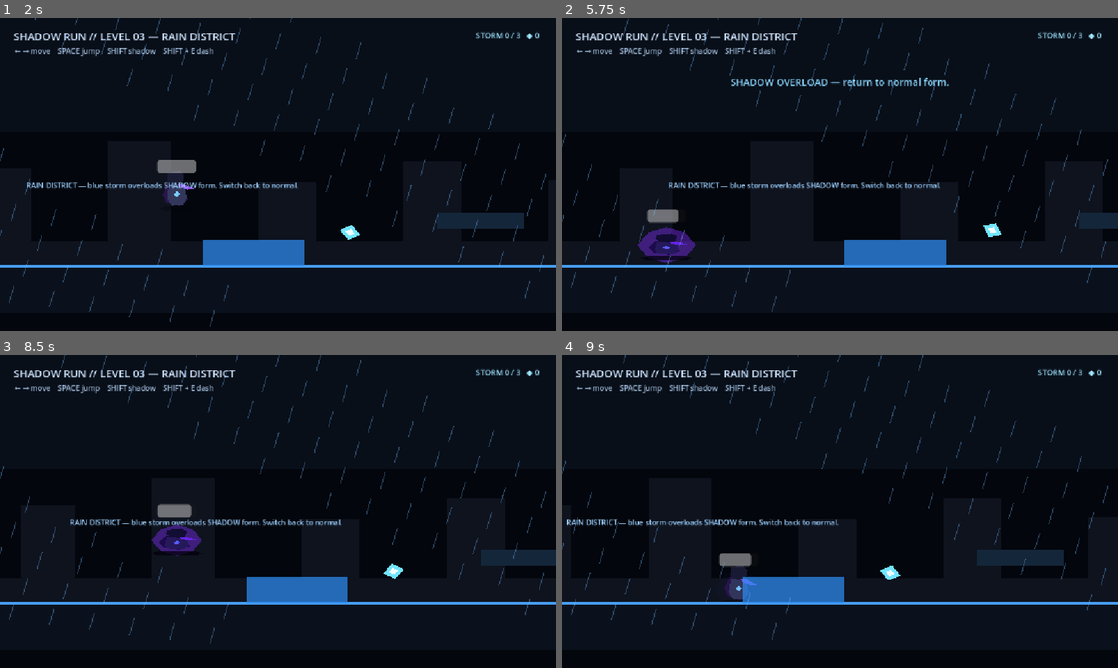
Above: before the commit, frames 1-4 (two rows, left to right).
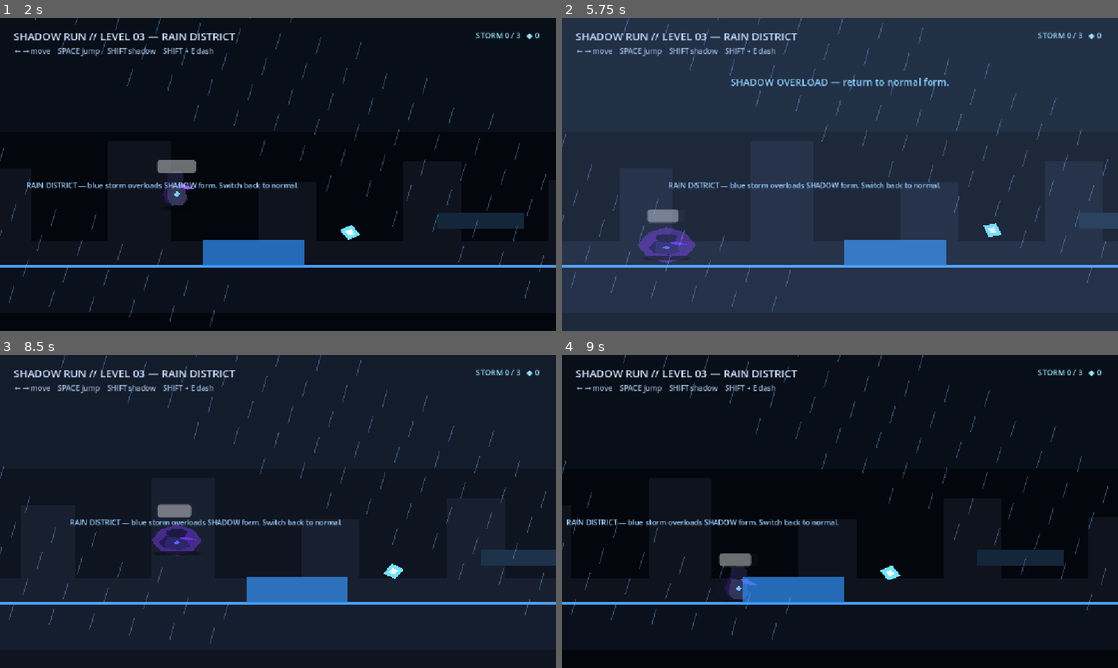
Above: after the commit, the same moments.

Repository: Yass29/shadow-run
Game: Godot game, scene res://level3.tscn
Two runs of this game, one before a commit and one after it. Both use one fixed random seed, a clock stepped at 60 frames per second and the inputs below. This scene is started directly instead of the project's main scene.
Inputs:
- Up to frame 1 (2 s): tap Enter (ui_accept) at 0.5, 1.52, 1.55, 1.82 s; hold Enter (ui_accept) 0.53-1.28 s; hold Right (ui_right) from 0.53 s (still down); tap R at 1.35 s
- Up to frame 2 (5.75 s): release Right (ui_right) at 2.03 s; hold Left (ui_left) 2.03-2.78 s; hold Shift 2.03-2.78 s; tap Enter (ui_accept) at 2.3, 3.02, 3.05, 3.32, 4.52, 4.55, 4.82, 5.3 s; hold Right (ui_right) 2.78-4.28 s; tap E at 2.85 s; hold Enter (ui_accept) 3.53-4.28 s; hold Left (ui_left) 4.28-5.03 s; tap R at 4.35 s; hold Right (ui_right) from 5.03 s (still down); hold Shift from 5.03 s (still down)
- Up to frame 3 (8.5 s): release Right (ui_right) at 5.78 s; release Shift at 5.78 s; hold Left (ui_left) 5.78-7.28 s; tap E at 5.85 s; tap Enter (ui_accept) at 6.02, 6.05, 6.32, 7.52, 7.55, 7.82, 8.3 s; hold Enter (ui_accept) 6.53-7.28 s; hold Right (ui_right) from 7.28 s (still down); tap R at 7.35 s; hold Shift from 8.03 s (still down)
- Up to frame 4 (9 s): keep holding Right (ui_right); release Shift at 8.78 s; tap E at 8.85 s

Frame 1 is identical in both runs. In frame 2, 96% of the frame differs, in the area x 0-100%, y 0-100%; in frame 3, less than 0.1%; in frame 4, nothing differs.

Commit message:
Polish all existing levels with dynamic effects (#12)
* Add reusable moving platform behavior

* Add atmospheric lightning flashes

* Add collectible shard pop feedback

* Add dash trail and subtle camera impact

* Polish level2.tscn with dynamic level elements

* Polish level3.tscn with dynamic level elements

* Polish level4.tscn with dynamic level elements

* Polish level5.tscn with dynamic level elements

Diff:
--- a/energy_fragment.gd
+++ b/energy_fragment.gd
@@ -22,4 +22,21 @@
 	GameState.add_shards(1)
 	if level.has_method("collect_fragment"):
 		level.collect_fragment()
+	show_pickup_popup()
 	queue_free()
+
+
+func show_pickup_popup() -> void:
+	var popup := Label.new()
+	popup.text = "+1 ◆"
+	popup.position = global_position + Vector2(-22, -42)
+	popup.add_theme_color_override("font_color", Color(0.60, 0.92, 1.0, 1.0))
+	popup.add_theme_font_size_override("font_size", 18)
+	get_tree().current_scene.add_child(popup)
+
+	var tween := popup.create_tween()
+	tween.set_parallel(true)
+	tween.tween_property(popup, "position:y", popup.position.y - 34.0, 0.55)
+	tween.tween_property(popup, "modulate:a", 0.0, 0.55)
+	tween.set_parallel(false)
+	tween.tween_callback(popup.queue_free)
--- a/level2.tscn
+++ b/level2.tscn
@@ -6,6 +6,7 @@
 [ext_resource type="Script" path="res://level2.gd" id="4_level"]
 [ext_resource type="Script" path="res://light_beam.gd" id="5_beam"]
 [ext_resource type="Script" path="res://level2_exit.gd" id="6_exit"]
+[ext_resource type="Script" path="res://moving_platform.gd" id="8_move"]
 
 [sub_resource type="RectangleShape2D" id="PlayerShape"]
 size = Vector2(40, 68)
@@ -217,6 +218,40 @@
 text = "CORE"
 horizontal_alignment = 1
 
+[node name="MovingPlatformA" type="AnimatableBody2D" parent="."]
+position = Vector2(1460, 360)
+script = ExtResource("8_move")
+travel = Vector2(210, 0)
+speed = 1.15
+
+[node name="CollisionShape2D" type="CollisionShape2D" parent="MovingPlatformA"]
+shape = SubResource("PlatformShape")
+
+[node name="Visual" type="Polygon2D" parent="MovingPlatformA"]
+polygon = PackedVector2Array(-85, -17, 85, -17, 85, 17, -85, 17)
+color = Color(0.12, 0.28, 0.40, 1)
+
+[node name="Glow" type="Polygon2D" parent="MovingPlatformA"]
+polygon = PackedVector2Array(-85, 11, 85, 11, 85, 17, -85, 17)
+color = Color(0.25, 0.88, 1, 1)
+
+[node name="MovingPlatformB" type="AnimatableBody2D" parent="."]
+position = Vector2(2360, 390)
+script = ExtResource("8_move")
+travel = Vector2(0, -105)
+speed = 1.45
+phase = 1.4
+
+[node name="CollisionShape2D" type="CollisionShape2D" parent="MovingPlatformB"]
+shape = SubResource("PlatformShape")
+
+[node name="Visual" type="Polygon2D" parent="MovingPlatformB"]
+polygon = PackedVector2Array(-85, -17, 85, -17, 85, 17, -85, 17)
+color = Color(0.12, 0.28, 0.40, 1)
+
+[node name="Glow" type="Polygon2D" parent="MovingPlatformB"]
+polygon = PackedVector2Array(-85, 11, 85, 11, 85, 17, -85, 17)
+color = Color(0.25, 0.88, 1, 1)
 [node name="HUD" type="CanvasLayer" parent="."]
 
 [node name="Title" type="Label" parent="HUD"]
--- a/level3.tscn
+++ b/level3.tscn
@@ -7,6 +7,7 @@
 [ext_resource type="Script" path="res://rain.gd" id="5_rain"]
 [ext_resource type="Script" path="res://storm_field.gd" id="6_storm"]
 [ext_resource type="Script" path="res://level3_exit.gd" id="7_exit"]
+[ext_resource type="Script" path="res://lightning_flash.gd" id="8_lightning"]
 
 [sub_resource type="RectangleShape2D" id="PlayerShape"]
 size = Vector2(40, 68)
@@ -47,6 +48,11 @@
 [node name="Rain" type="Node2D" parent="RainLayer"]
 script = ExtResource("5_rain")
 
+[node name="Lightning" type="ColorRect" parent="RainLayer"]
+offset_right = 1150.0
+offset_bottom = 647.0
+mouse_filter = 2
+script = ExtResource("8_lightning")
 [node name="Player" type="CharacterBody2D" parent="."]
 position = Vector2(140, 420)
 script = ExtResource("1_player")
--- a/level4.tscn
+++ b/level4.tscn
@@ -7,6 +7,7 @@
 [ext_resource type="Script" path="res://light_beam.gd" id="5_beam"]
 [ext_resource type="Script" path="res://storm_field.gd" id="6_storm"]
 [ext_resource type="Script" path="res://level4_exit.gd" id="7_exit"]
+[ext_resource type="Script" path="res://moving_platform.gd" id="8_move"]
 
 [sub_resource type="RectangleShape2D" id="PlayerShape"]
 size = Vector2(40, 68)
@@ -231,6 +232,22 @@
 polygon = PackedVector2Array(-27, -47, 27, -47, 27, 47, -27, 47)
 color = Color(0.35, 0.98, 0.86, 0.9)
 
+[node name="MovingPlatform" type="AnimatableBody2D" parent="."]
+position = Vector2(2300, 365)
+script = ExtResource("8_move")
+travel = Vector2(220, -40)
+speed = 1.35
+
+[node name="CollisionShape2D" type="CollisionShape2D" parent="MovingPlatform"]
+shape = SubResource("PlatformShape")
+
+[node name="Visual" type="Polygon2D" parent="MovingPlatform"]
+polygon = PackedVector2Array(-90, -17, 90, -17, 90, 17, -90, 17)
+color = Color(0.18, 0.10, 0.30, 1)
+
+[node name="Glow" type="Polygon2D" parent="MovingPlatform"]
+polygon = PackedVector2Array(-90, 11, 90, 11, 90, 17, -90, 17)
+color = Color(0.76, 0.42, 1, 1)
 [node name="HUD" type="CanvasLayer" parent="."]
 
 [node name="Title" type="Label" parent="HUD"]
--- a/level5.tscn
+++ b/level5.tscn
@@ -7,6 +7,7 @@
 [ext_resource type="Script" path="res://light_beam.gd" id="5_beam"]
 [ext_resource type="Script" path="res://storm_field.gd" id="6_storm"]
 [ext_resource type="Script" path="res://level5_exit.gd" id="7_exit"]
+[ext_resource type="Script" path="res://moving_platform.gd" id="8_move"]
 
 [sub_resource type="RectangleShape2D" id="PlayerShape"]
 size = Vector2(40, 68)
@@ -240,6 +241,23 @@
 polygon = PackedVector2Array(-28, -48, 28, -48, 28, 48, -28, 48)
 color = Color(1, 0.35, 0.60, 0.9)
 
+[node name="CoreLift" type="AnimatableBody2D" parent="."]
+position = Vector2(2470, 380)
+script = ExtResource("8_move")
+travel = Vector2(250, -75)
+speed = 1.55
+phase = 0.8
+
+[node name="CollisionShape2D" type="CollisionShape2D" parent="CoreLift"]
+shape = SubResource("PlatformShape")
+
+[node name="Visual" type="Polygon2D" parent="CoreLift"]
+polygon = PackedVector2Array(-85, -17, 85, -17, 85, 17, -85, 17)
+color = Color(0.24, 0.07, 0.18, 1)
+
+[node name="Glow" type="Polygon2D" parent="CoreLift"]
+polygon = PackedVector2Array(-85, 10, 85, 10, 85, 17, -85, 17)
+color = Color(1, 0.35, 0.66, 1)
 [node name="HUD" type="CanvasLayer" parent="."]
 
 [node name="Title" type="Label" parent="HUD"]
--- /dev/null
+++ b/lightning_flash.gd
@@ -0,0 +1,24 @@
+extends ColorRect
+
+@export var min_delay := 2.5
+@export var max_delay := 6.0
+
+var timer := 2.0
+var flash_time := 0.0
+
+func _ready() -> void:
+	mouse_filter = Control.MOUSE_FILTER_IGNORE
+	color = Color(0.55, 0.72, 1.0, 0.0)
+
+func _process(delta: float) -> void:
+	timer -= delta
+	flash_time = max(flash_time - delta, 0.0)
+
+	if timer <= 0.0:
+		flash_time = 0.13
+		timer = randf_range(min_delay, max_delay)
+
+	if flash_time > 0.0:
+		color.a = 0.16 + sin(flash_time * 90.0) * 0.08
+	else:
+		color.a = lerpf(color.a, 0.0, min(delta * 14.0, 1.0))
--- /dev/null
+++ b/moving_platform.gd
@@ -0,0 +1,16 @@
+extends AnimatableBody2D
+
+@export var travel := Vector2(180, 0)
+@export var speed := 1.2
+@export var phase := 0.0
+
+var start_position := Vector2.ZERO
+var time := 0.0
+
+func _ready() -> void:
+	start_position = position
+
+func _physics_process(delta: float) -> void:
+	time += delta
+	var t := (sin(time * speed + phase) + 1.0) * 0.5
+	position = start_position + travel * t
--- a/player.gd
+++ b/player.gd
@@ -27,6 +27,8 @@
 var shadow_energy := SHADOW_MAX_ENERGY
 var shadow_exhausted := false
 var shadow_meter: ProgressBar
+var camera_shake := 0.0
+var dash_trail: Line2D
 
 @onready var body: Node2D = $Body
 @onready var collision: CollisionShape2D = $CollisionShape2D
@@ -39,12 +41,14 @@
 	shadow_aura.modulate.a = 0.0
 	collision_mask = 3
 	create_shadow_meter()
+	create_dash_trail()
 	apply_selected_skin()
 
 func _physics_process(delta: float) -> void:
 	anim_time += delta
 	dash_cooldown = max(dash_cooldown - delta, 0.0)
 	dash_flash = max(dash_flash - delta, 0.0)
+	camera_shake = max(camera_shake - delta, 0.0)
 
 	if is_on_floor():
 		coyote_timer = COYOTE_TIME
@@ -76,6 +80,8 @@
 	handle_shadow_dash()
 	shadow_meter.value = shadow_energy
 	move_and_slide()
+	update_dash_trail(delta)
+	update_camera_fx()
 	animate_character(direction, delta)
 
 func handle_shadow_dash() -> void:
@@ -94,9 +100,41 @@
 	dash_latched = true
 	dash_cooldown = 0.65
 	dash_flash = 0.16
+	camera_shake = 0.16
 	shadow_energy -= DASH_ENERGY_COST
 	velocity.x = facing * 760.0
 	velocity.y = 0.0
+
+func create_dash_trail() -> void:
+	dash_trail = Line2D.new()
+	dash_trail.width = 10.0
+	dash_trail.default_color = Color(0.72, 0.42, 1.0, 0.45)
+	dash_trail.z_index = -3
+	get_parent().add_child(dash_trail)
+
+func update_dash_trail(_delta: float) -> void:
+	if dash_trail == null:
+		return
+
+	if dash_flash > 0.0:
+		dash_trail.add_point(global_position + Vector2(0, 8))
+
+	while dash_trail.get_point_count() > 9:
+		dash_trail.remove_point(0)
+
+	if dash_flash <= 0.0 and dash_trail.get_point_count() > 0:
+		dash_trail.remove_point(0)
+
+func update_camera_fx() -> void:
+	if not has_node("Camera2D"):
+		return
+
+	var camera: Camera2D = $Camera2D
+	if camera_shake > 0.0:
+		var amount := camera_shake / 0.16
+		camera.offset = Vector2(sin(anim_time * 85.0) * 5.0, cos(anim_time * 73.0) * 3.0) * amount
+	else:
+		camera.offset = camera.offset.lerp(Vector2.ZERO, 0.25)
 
 func create_shadow_meter() -> void:
 	shadow_meter = ProgressBar.new()
Not shown: 1 places in level2.tscn that only renumber resources
Not shown: 1 places in level3.tscn that only renumber resources
Not shown: 1 places in level4.tscn that only renumber resources
Not shown: 1 places in level5.tscn that only renumber resources
